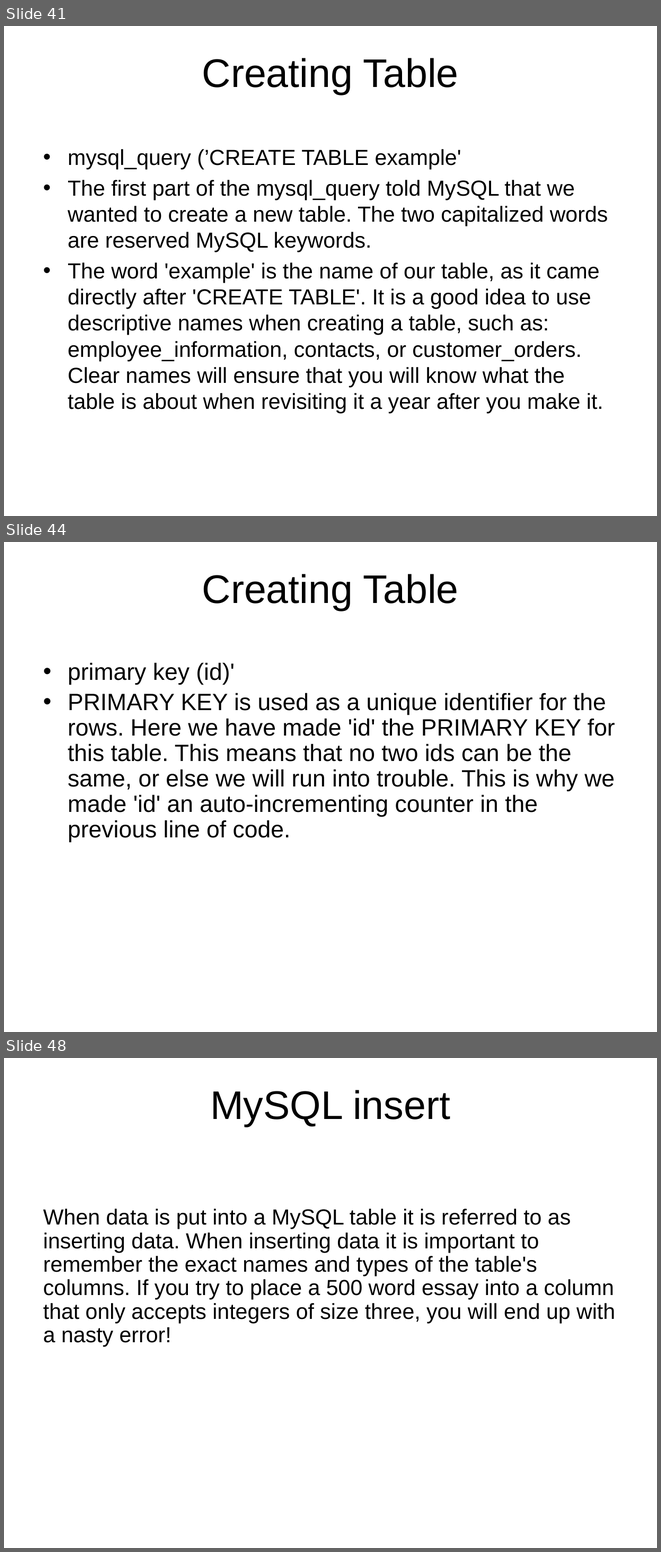
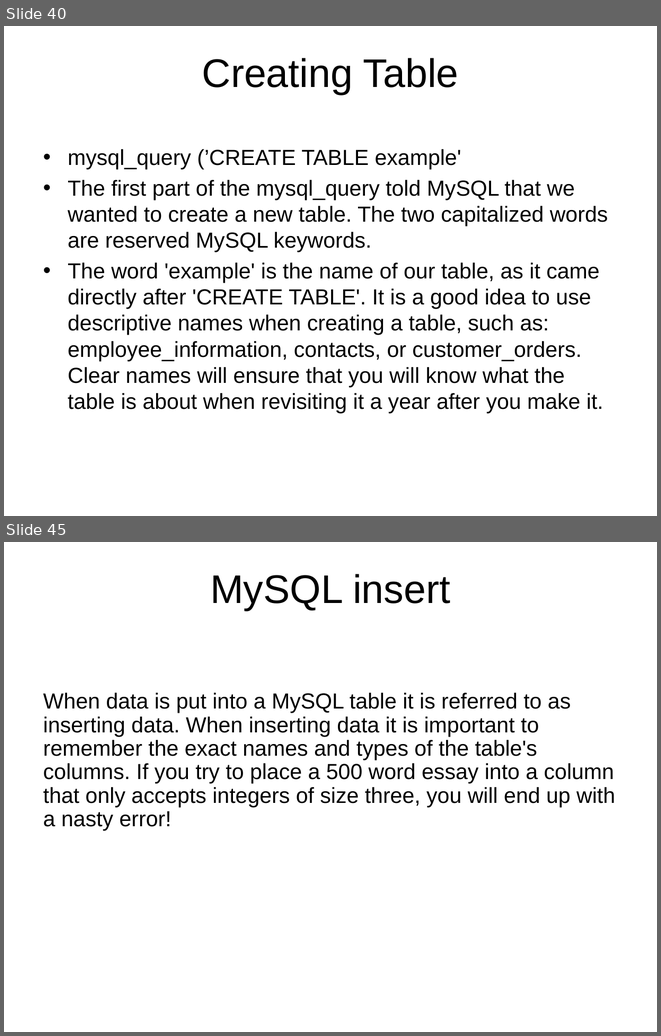
Before and after one commit to pingovn/pingo-webbasic-with-php, a slide deck: slides/Pingo - PHP Basics - Database - MySQL.pptx. Shown one above the other, each under a label of ours: slides 41, 44 and 48 before the commit, slides 40 and 45 after it; the slides between them are not shown. The pictures are 661x1552 and 661x1036 pixels, drawn with LibreOffice and Linux fonts; fonts in the diff are those of the drawing; background and template pictures are left out. Boxes give left, top, right and bottom in pixels: in the first picture for what was removed or moved away, otherwise in the second. Text is boxed around its words. In the diff, an @@ line names an element or a change of style, - is before the commit and + after.

```diff
--- a/slides/Pingo - PHP Basics - Database - MySQL.pptx
+++ b/slides/Pingo - PHP Basics - Database - MySQL.pptx
@@ slide 44 removed at (x1=4, y1=542, x2=657, y2=1032), background picture (left out) @@
@@ title removed at (x1=202, y1=574, x2=459, y2=610) @@
-Creating Table
@@ text removed at (x1=68, y1=662, x2=615, y2=842) @@
-• primary key (id)'
-• PRIMARY KEY is used as a unique identifier for the rows. Here we have made 'id' the PRIMARY KEY for this table. This means that no two ids can be the same, or else we will run into trouble. This is why we made 'id' an auto-incrementing counter in the previous line of code.
@@ what was slide 41 is now slide 40 @@
@@ what was slide 48 is now slide 45 @@
```
Also in this commit, not shown: 8 slides changed, 3 other slides removed.
